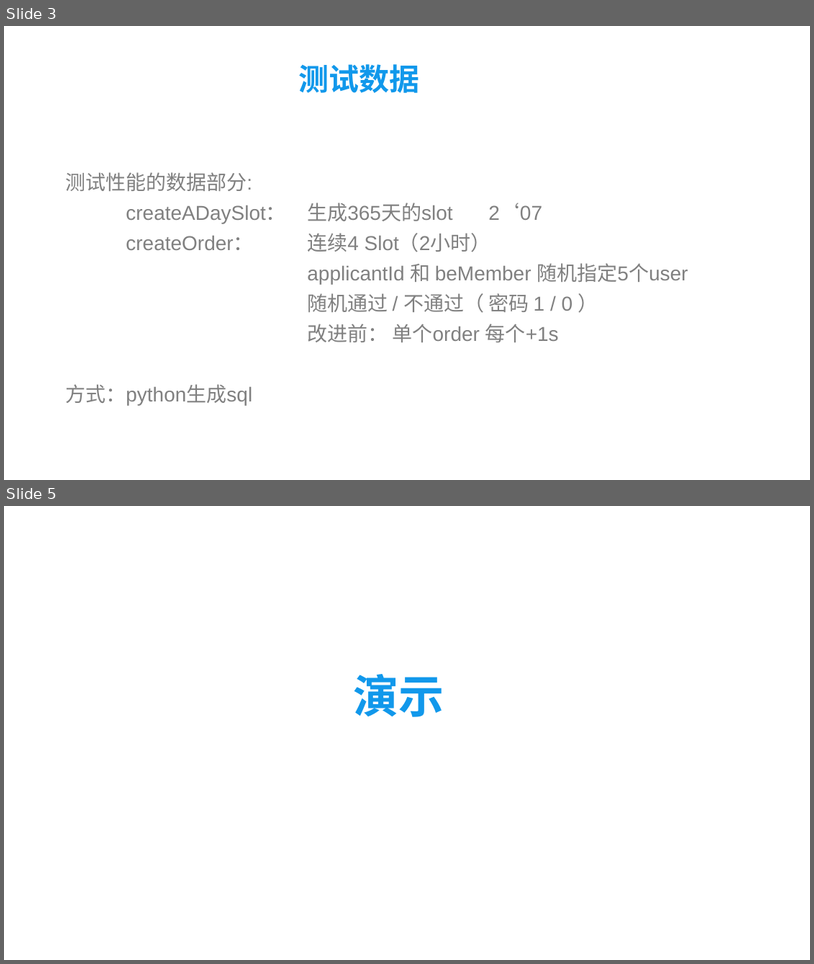
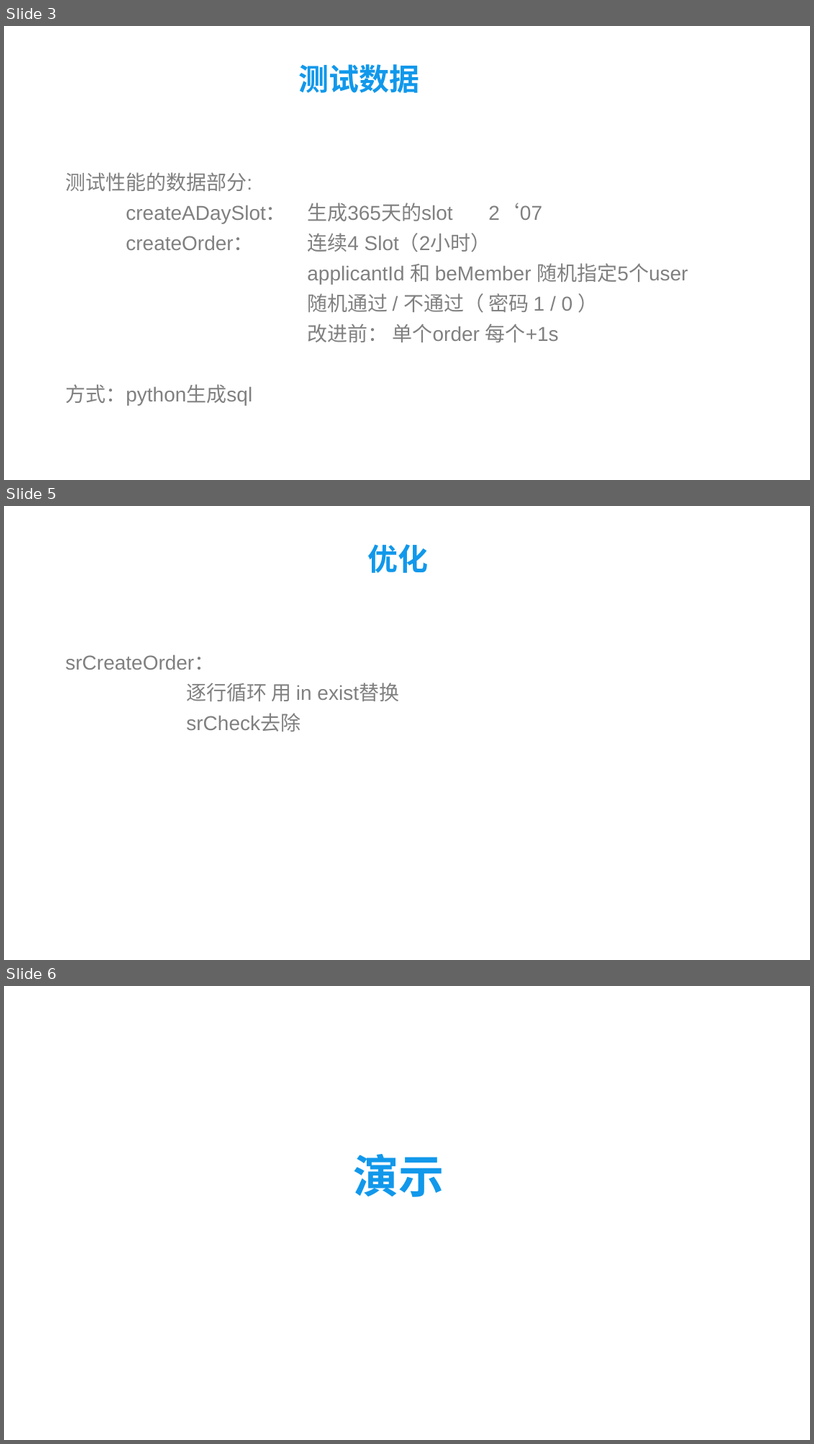
Before and after one commit to GhostatSpirit/StudyRoomSQL, a slide deck: Personal/Ye/图书馆自习室预定系统ver2.pptx. Shown one above the other, each under a label of ours: slides 3 and 5 before the commit, slides 3, 5 and 6 after it; the slides between them are not shown. The pictures are 814x964 and 814x1444 pixels, drawn with LibreOffice and Linux fonts; fonts in the diff are those of the drawing; background and template pictures are left out. Boxes give left, top, right and bottom in pixels: in the first picture for what was removed or moved away, otherwise in the second. Text is boxed around its words. In the diff, an @@ line names an element or a change of style, - is before the commit and + after.

```diff
--- a/Personal/Ye/图书馆自习室预定系统ver2.pptx
+++ b/Personal/Ye/图书馆自习室预定系统ver2.pptx
@@ slide 5 added at (4, 506, 810, 960), background picture (left out) @@
@@ title added at (368, 544, 428, 573), 36 pt, text #1198EB, bold @@
+优化
@@ text added at (65, 655, 399, 731), 24 pt, text #808080 @@
+srCreateOrder：
+逐行循环 用 in exist替换
+srCheck去除
@@ what was slide 5 is now slide 6 @@
```
Also in this commit, not shown: 1 slide changed.
